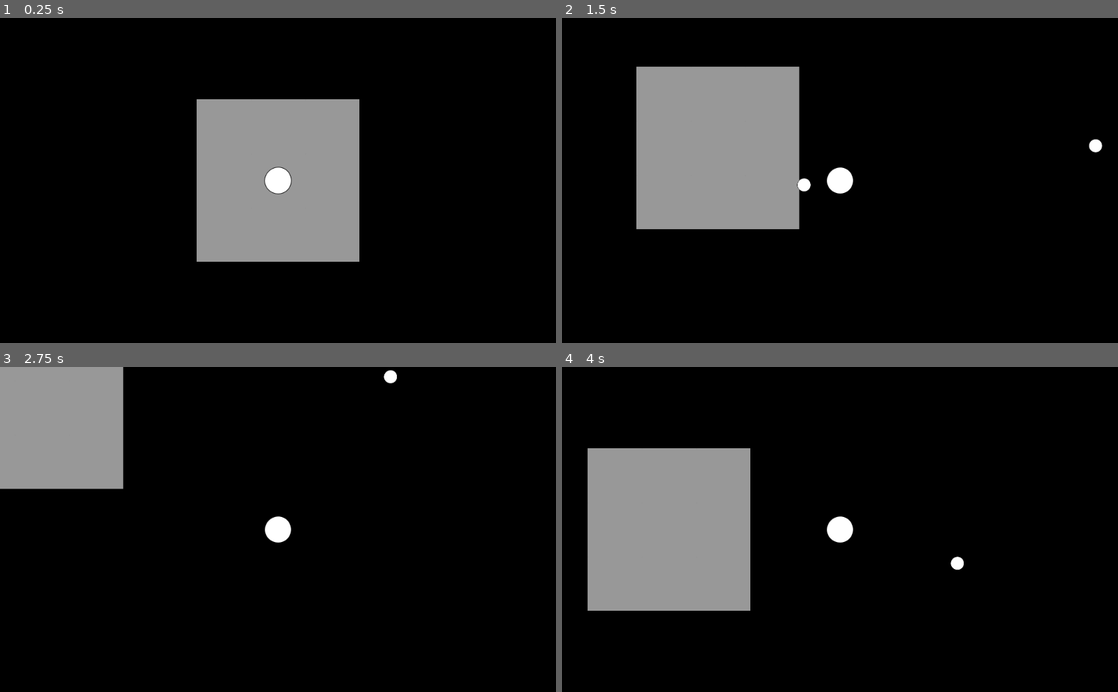
Above: before the commit, frames 1-4 (two rows, left to right).
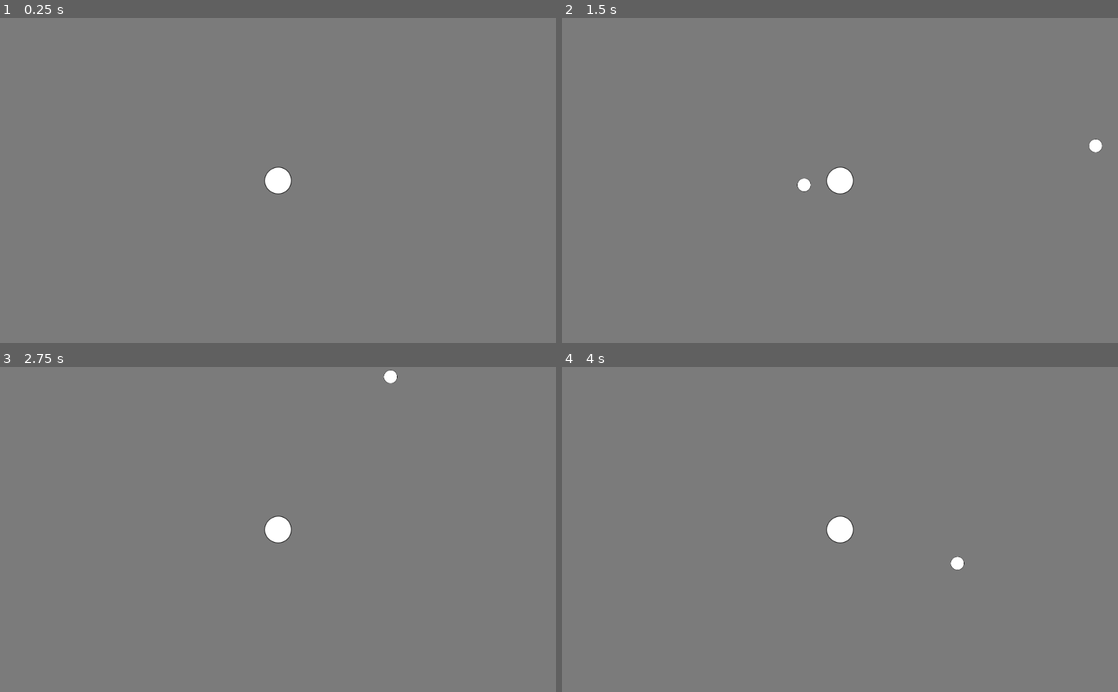
Above: after the commit, the same moments.

Repository: ComradeSparklePony/Slay-the-Triangles
Game: Godot game, scene res://town.tscn
Same seed, same stepped clock (60 frames per second), same inputs: the game is played once before the commit and once after it. The project has no main scene, so this scene is started directly.
Inputs (mouse positions are in pixels of both pictures, inside the frame that each line leads up to):
- Up to frame 1 (0.25 s): no input
- Up to frame 2 (1.5 s): tap Enter at 0.5 s; move the mouse to (962, 164) at 0.52 s; press the mouse at (962, 164) at 0.53 s; hold Right (ui_right) 0.53-1.28 s; move the mouse to (728, 196) at 1.27 s; release the mouse at (728, 196) at 1.28 s; hold Down (ui_down) from 1.28 s (still down); click (728, 196) at 1.35 s
- Up to frame 3 (2.75 s): move the mouse to (333, 458) at 2.02 s; release Down (ui_down) at 2.03 s; press the mouse at (333, 458) at 2.03 s; hold Right (ui_right) from 2.03 s (still down)
- Up to frame 4 (4 s): move the mouse to (812, 594) at 2.77 s; release Right (ui_right) at 2.78 s; release the mouse at (812, 594) at 2.78 s; hold Up (ui_up) 2.78-3.53 s; click (812, 594) at 2.85 s; move the mouse to (1006, 578) at 3.52 s; press the mouse at (1006, 578) at 3.53 s; hold Left (ui_left) from 3.53 s (still down)

The runs differ from the first frame. In frame 1, 100% of the frame differs, in the area x 0-100%, y 0-100%; in frame 2, 99%; in frame 3, 100%; in frame 4, 100%.

Commit message:
deleted floor tile
I should switch to using wall tiles. Also changed default clear color to represent ground

Diff:
--- a/player.gd
+++ b/player.gd
@@ -5,7 +5,6 @@
 var screensize
 
 export (PackedScene) var projectile
-export (PackedScene) var ground
 
 func _ready():
 	screensize = get_viewport_rect().size
--- a/player.tscn
+++ b/player.tscn
@@ -1,16 +1,15 @@
-[gd_scene load_steps=6 format=2]
+[gd_scene load_steps=5 format=2]
 
 [ext_resource path="res://player.gd" type="Script" id=1]
 [ext_resource path="res://projectile.tscn" type="PackedScene" id=2]
-[ext_resource path="res://world-floor.tscn" type="PackedScene" id=3]
-[ext_resource path="res://assets/white_circle_50px.png" type="Texture" id=4]
+[ext_resource path="res://assets/white_circle_50px.png" type="Texture" id=3]
 
 [sub_resource type="CircleShape2D" id=1]
 
 custom_solver_bias = 0.0
 radius = 25.321
 
-[node name="player" type="Area2D"]
+[node name="player" type="Area2D" index="0"]
 
 input_pickable = true
 gravity_vec = Vector2( 0, 1 )
@@ -22,11 +21,10 @@
 script = ExtResource( 1 )
 SPEED = 300
 projectile = ExtResource( 2 )
-ground = ExtResource( 3 )
 
 [node name="Sprite" type="Sprite" parent="." index="0"]
 
-texture = ExtResource( 4 )
+texture = ExtResource( 3 )
 
 [node name="CollisionShape2D" type="CollisionShape2D" parent="." index="1"]
 
--- a/project.godot
+++ b/project.godot
@@ -36,5 +36,5 @@
 
 [rendering]
 
-environment/default_clear_color=Color( 0, 0, 0, 1 )
+environment/default_clear_color=Color( 0.484375, 0.484375, 0.484375, 1 )
 environment/default_environment="res://default_env.tres"
--- a/town.tscn
+++ b/town.tscn
@@ -1,58 +1,12 @@
-[gd_scene load_steps=3 format=2]
+[gd_scene load_steps=2 format=2]
 
-[ext_resource path="res://world-floor.tscn" type="PackedScene" id=1]
-[ext_resource path="res://player.tscn" type="PackedScene" id=2]
+[ext_resource path="res://player.tscn" type="PackedScene" id=1]
 
-[node name="town" type="Node2D" index="0"]
+[node name="town" type="Node2D"]
 
 _sections_unfolded = [ "Transform" ]
 
-[node name="floor1" parent="." index="0" instance=ExtResource( 1 )]
-
-position = Vector2( 50, 50 )
-_sections_unfolded = [ "Transform" ]
-
-[node name="floor2" parent="." index="1" instance=ExtResource( 1 )]
-
-position = Vector2( 150, 50 )
-_sections_unfolded = [ "Transform" ]
-
-[node name="floor3" parent="." index="2" instance=ExtResource( 1 )]
-
-position = Vector2( 250, 50 )
-_sections_unfolded = [ "Transform" ]
-
-[node name="floor4" parent="." index="3" instance=ExtResource( 1 )]
-
-position = Vector2( 50, 150 )
-_sections_unfolded = [ "Transform" ]
-
-[node name="floor5" parent="." index="4" instance=ExtResource( 1 )]
+[node name="player" parent="." index="0" instance=ExtResource( 1 )]
 
 position = Vector2( 150, 150 )
 _sections_unfolded = [ "Transform" ]
-
-[node name="floor6" parent="." index="5" instance=ExtResource( 1 )]
-
-position = Vector2( 250, 150 )
-_sections_unfolded = [ "Transform" ]
-
-[node name="floor7" parent="." index="6" instance=ExtResource( 1 )]
-
-position = Vector2( 50, 250 )
-_sections_unfolded = [ "Transform" ]
-
-[node name="floor8" parent="." index="7" instance=ExtResource( 1 )]
-
-position = Vector2( 150, 250 )
-_sections_unfolded = [ "Transform" ]
-
-[node name="floor9" parent="." index="8" instance=ExtResource( 1 )]
-
-position = Vector2( 250, 250 )
-_sections_unfolded = [ "Transform" ]
-
-[node name="player" parent="." index="9" instance=ExtResource( 2 )]
-
-position = Vector2( 150, 150 )
-_sections_unfolded = [ "Transform" ]
--- a/world-floor.tscn
+++ /dev/null
@@ -1,28 +0,0 @@
-[gd_scene load_steps=3 format=2]
-
-[ext_resource path="res://assets/grey_square_50px.png" type="Texture" id=1]
-
-[sub_resource type="RectangleShape2D" id=1]
-
-custom_solver_bias = 0.0
-extents = Vector2( 49.5, 50.5 )
-
-[node name="world-floor" type="Area2D"]
-
-input_pickable = true
-gravity_vec = Vector2( 0, 1 )
-gravity = 98.0
-linear_damp = 0.1
-angular_damp = 1.0
-audio_bus_override = false
-audio_bus_name = "Master"
-
-[node name="Sprite" type="Sprite" parent="." index="0"]
-
-scale = Vector2( 2, 2 )
-texture = ExtResource( 1 )
-_sections_unfolded = [ "Transform" ]
-
-[node name="CollisionShape2D" type="CollisionShape2D" parent="." index="1"]
-
-shape = SubResource( 1 )
Not shown, changed: .DS_Store
